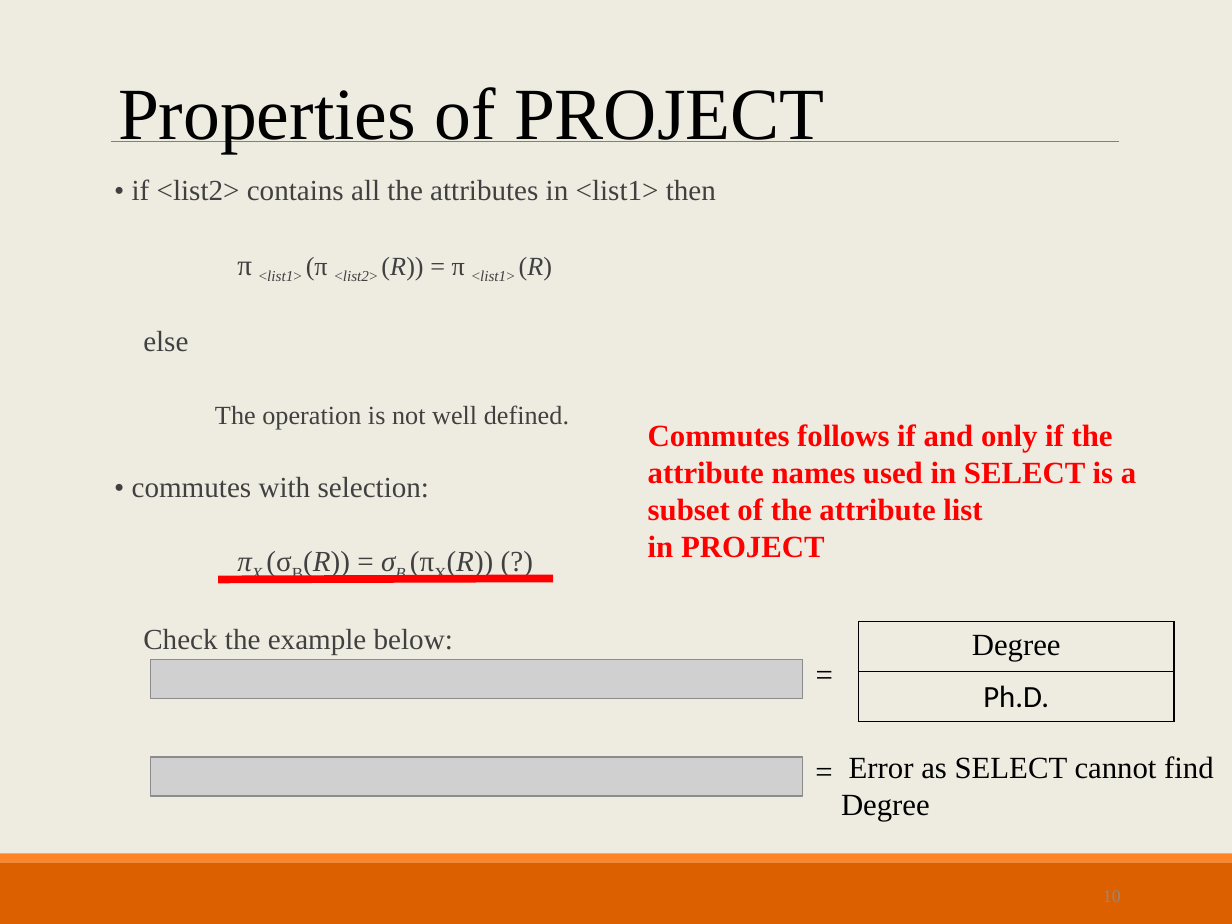
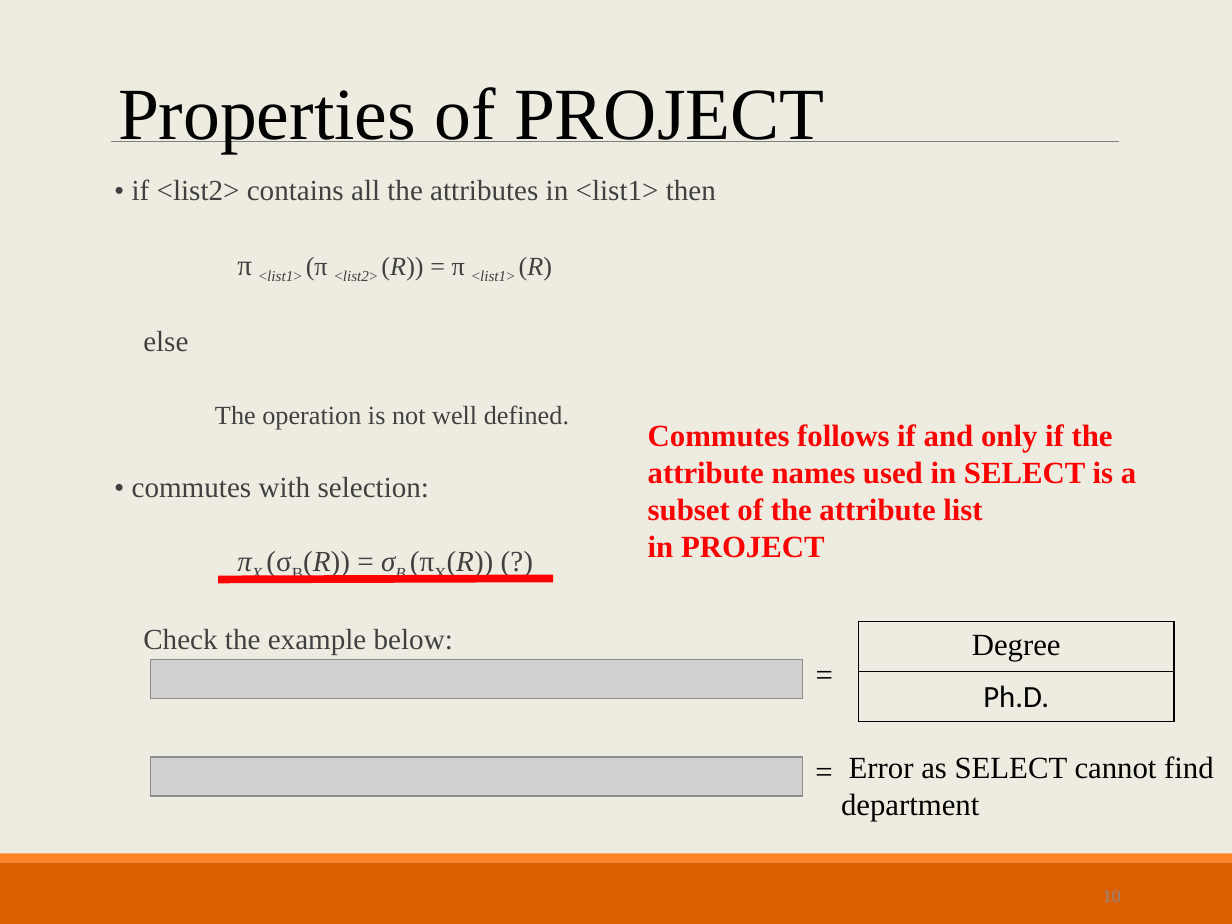
Before and after one commit to zhendeliu/unsw-2019-t1, a slide deck: slide 10 of unsw-it-9311/week2/Relational_Algebra.pptx. Drawn at 1232x924 pixels with LibreOffice and Linux fonts; fonts in the diff are those of the drawing; grey boxes stand for pictures. Boxes give left, top, right and bottom in pixels: in the first picture for what was removed or moved away, otherwise in the second. Text is boxed around its words. In the diff, an @@ line names an element or a change of style, - is before the commit and + after.

Commit message:
change some ppts

```diff
--- a/unsw-it-9311/week2/Relational_Algebra.pptx
+++ b/unsw-it-9311/week2/Relational_Algebra.pptx
@@ text at (841, 756, 1214, 821): text changed @@
-Error as SELECT cannot find Degree
+Error as SELECT cannot find department
```
Also in this commit, not shown: 4 other files.
